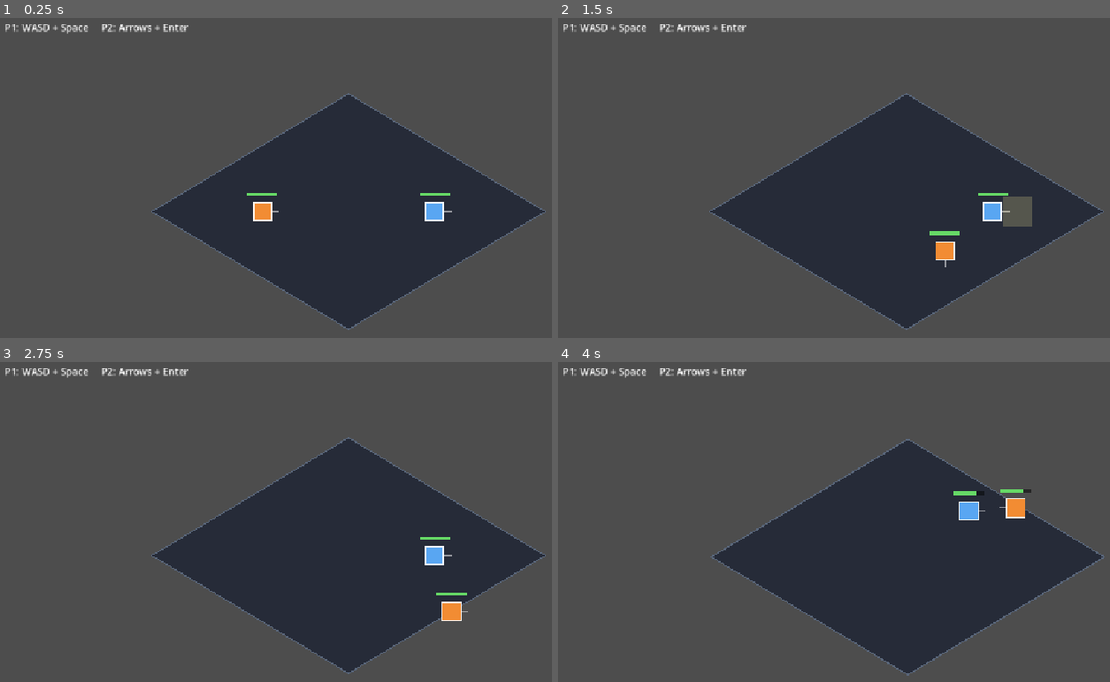
Above: before the commit, frames 1-4 (two rows, left to right).
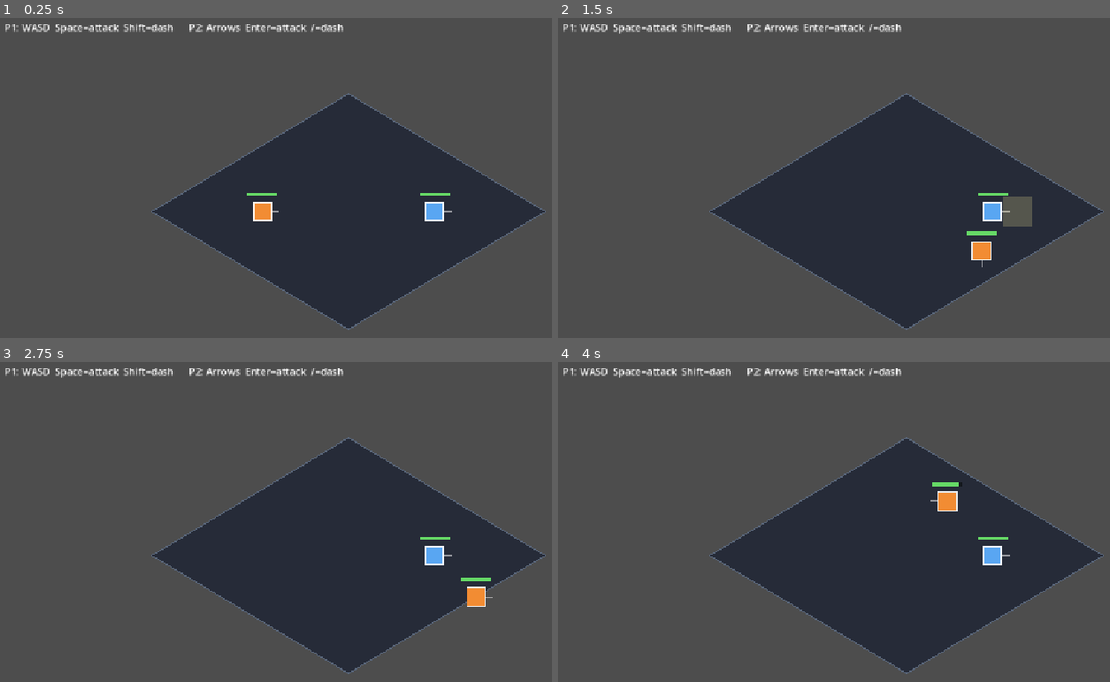
Above: after the commit, the same moments.

Repository: avivuiux/survival-arena
Game: Godot game, scene res://scenes/game.tscn
The game is run twice, just before and just after one commit, with the same random seed, the same clock (stepped at 60 frames per second) and the same inputs.
Inputs:
- Up to frame 1 (0.25 s): no input
- Up to frame 2 (1.5 s): tap Enter at 0.5, 0.8, 1.35 s; hold D 0.53-1.28 s; tap Shift at 0.6 s; tap Space at 0.77, 1.07 s; hold S from 1.28 s (still down)
- Up to frame 3 (2.75 s): tap Space at 1.52, 1.55, 1.82, 2.1 s; release S at 2.03 s; hold D from 2.03 s (still down); tap Shift at 2.3 s
- Up to frame 4 (4 s): release D at 2.78 s; hold W 2.78-3.53 s; tap Shift at 2.85 s; tap Space at 3.02, 3.32, 3.77, 3.8 s; tap Enter at 3.05, 3.6 s; hold A from 3.53 s (still down)

The runs differ from the first frame. In frame 1, 0.8% of the frame differs, in the area x 9-63%, y 1-5%; in frame 2, 1.4%; in frame 3, 1.4%; in frame 4, 3.0%, in the area x 9-100%, y 1-99%.

Commit message:
Layer 1 start: dash with i-frames (dodge -> punish)
Each fighter gets a configurable dash key (P1=Shift, P2=/). Dash gives
a fast burst in the move/facing direction plus a brief invulnerability
window, a cyan tint, and an afterimage trail. Enables the core arena
loop: dodge an attack, then punish. Headless clean (exit 0).

Co-Authored-By: Claude Opus 4.8 (1M context) <noreply@anthropic.com>

Diff:
--- a/entities/fighter/fighter.gd
+++ b/entities/fighter/fighter.gd
@@ -19,6 +19,9 @@
 const KNOCKBACK := 360.0
 const FRICTION := 900.0
 const FLASH_TIME := 0.12
+const DASH_SPEED := 720.0       # quick burst
+const DASH_TIME := 0.14         # how long the dash lasts (also the i-frame window)
+const DASH_COOLDOWN := 0.55
 
 # Configured by Game before add_child:
 var game
@@ -29,6 +32,7 @@
 var key_left := KEY_A
 var key_right := KEY_D
 var key_attack := KEY_SPACE
+var key_dash := KEY_SHIFT
 
 var active := true
 var hp := MAX_HP
@@ -39,6 +43,12 @@
 var _cooldown := 0.0
 var _attack_prev := false
 var _flash := 0.0
+var _dashing := false
+var _dash_time := 0.0
+var _dash_cd := 0.0
+var _dash_dir := Vector2.RIGHT
+var _dash_prev := false
+var _iframe := 0.0
 var _hitbox: Area2D
 var _hurtbox: Area2D
 var _already_hit: Array = []
@@ -71,15 +81,20 @@
 		_cooldown -= delta
 	if _flash > 0.0:
 		_flash -= delta
-
-	# Knockback always applies (so a KO'd fighter still slides).
-	if velocity.length() > 1.0:
-		position += velocity * delta
-		velocity = velocity.move_toward(Vector2.ZERO, FRICTION * delta)
-		if game:
-			position = game.clamp_to_arena(position)
-	else:
-		velocity = Vector2.ZERO
+	if _dash_cd > 0.0:
+		_dash_cd -= delta
+	if _iframe > 0.0:
+		_iframe -= delta
+
+	# Knockback always applies (so a KO'd fighter still slides) - paused while dashing.
+	if not _dashing:
+		if velocity.length() > 1.0:
+			position += velocity * delta
+			velocity = velocity.move_toward(Vector2.ZERO, FRICTION * delta)
+			if game:
+				position = game.clamp_to_arena(position)
+		else:
+			velocity = Vector2.ZERO
 
 	if active:
 		var dir := Vector2.ZERO
@@ -89,17 +104,38 @@
 		if Input.is_physical_key_pressed(key_right): dir.x += 1.0
 		if dir != Vector2.ZERO:
 			dir = dir.normalized()
-			facing = dir
-			if not _attacking:
+			if not _dashing:
+				facing = dir
+
+		# Dash trigger (edge-detected). Gives a burst + brief i-frames.
+		var dp := Input.is_physical_key_pressed(key_dash)
+		if dp and not _dash_prev and not _dashing and _dash_cd <= 0.0:
+			_dash_dir = dir if dir != Vector2.ZERO else facing
+			_dashing = true
+			_dash_time = DASH_TIME
+			_dash_cd = DASH_COOLDOWN
+			_iframe = DASH_TIME
+			velocity = Vector2.ZERO
+		_dash_prev = dp
+
+		if _dashing:
+			position += _dash_dir * DASH_SPEED * delta
+			if game:
+				position = game.clamp_to_arena(position)
+			_dash_time -= delta
+			if _dash_time <= 0.0:
+				_dashing = false
+			_update_hitbox_position()
+		else:
+			if dir != Vector2.ZERO and not _attacking:
 				position += dir * SPEED * delta
 				if game:
 					position = game.clamp_to_arena(position)
-			_update_hitbox_position()
-
-		var ap := Input.is_physical_key_pressed(key_attack)
-		if ap and not _attack_prev and not _attacking and _cooldown <= 0.0:
-			_start_attack()
-		_attack_prev = ap
+				_update_hitbox_position()
+			var ap := Input.is_physical_key_pressed(key_attack)
+			if ap and not _attack_prev and not _attacking and _cooldown <= 0.0:
+				_start_attack()
+			_attack_prev = ap
 
 	queue_redraw()
 
@@ -132,7 +168,7 @@
 		_hitbox.position = facing * REACH
 
 func take_hit(dir: Vector2, dmg: int) -> void:
-	if not active:
+	if not active or _iframe > 0.0:   # dashing dodges the hit
 		return
 	hp -= dmg
 	velocity += dir.normalized() * KNOCKBACK
@@ -154,15 +190,27 @@
 	_attacking = false
 	_hitbox.monitoring = false
 	_flash = 0.0
+	_dashing = false
+	_dash_cd = 0.0
+	_iframe = 0.0
 	active = true
 
 func _draw() -> void:
 	# facing indicator
 	draw_line(Vector2.ZERO, facing * (SIZE * 0.9), Color(1, 1, 1, 0.5), 2.0)
+	# dash trail (afterimages behind the burst)
+	if _dashing:
+		for i in range(1, 4):
+			var gpos := -_dash_dir * (float(i) * 11.0)
+			var ga := 0.28 - float(i) * 0.06
+			draw_rect(Rect2(gpos - Vector2(SIZE, SIZE) / 2.0, Vector2(SIZE, SIZE)),
+				Color(0.55, 0.85, 1.0, maxf(ga, 0.05)))
 	# body
 	var col := body_color
 	if _flash > 0.0:
 		col = body_color.lerp(Color(1, 1, 1), clampf(_flash / FLASH_TIME, 0.0, 1.0))
+	elif _iframe > 0.0:
+		col = body_color.lerp(Color(0.55, 0.85, 1.0), 0.55)   # cyan = invulnerable
 	if not active:
 		col = body_color.darkened(0.5)
 	var r := Rect2(-Vector2(SIZE, SIZE) / 2.0, Vector2(SIZE, SIZE))
--- a/scripts/game.gd
+++ b/scripts/game.gd
@@ -28,7 +28,7 @@
 	add_child(ui)
 
 	var hint := Label.new()
-	hint.text = "P1: WASD + Space     P2: Arrows + Enter"
+	hint.text = "P1: WASD  Space=attack  Shift=dash      P2: Arrows  Enter=attack  /=dash"
 	hint.position = Vector2(16.0, 12.0)
 	ui.add_child(hint)
 
@@ -41,14 +41,14 @@
 	ui.add_child(_banner)
 
 	_p1 = _make_fighter("P1", Color(0.95, 0.55, 0.20),
-		KEY_W, KEY_S, KEY_A, KEY_D, KEY_SPACE, arena_center + P1_SPAWN)
+		KEY_W, KEY_S, KEY_A, KEY_D, KEY_SPACE, KEY_SHIFT, arena_center + P1_SPAWN)
 	_p2 = _make_fighter("P2", Color(0.35, 0.65, 0.95),
-		KEY_UP, KEY_DOWN, KEY_LEFT, KEY_RIGHT, KEY_ENTER, arena_center + P2_SPAWN)
+		KEY_UP, KEY_DOWN, KEY_LEFT, KEY_RIGHT, KEY_ENTER, KEY_SLASH, arena_center + P2_SPAWN)
 
 	queue_redraw()
 
 func _make_fighter(fname: String, color: Color, ku: int, kd: int, kl: int, kr: int,
-		ka: int, pos: Vector2) -> Node2D:
+		ka: int, kdash: int, pos: Vector2) -> Node2D:
 	var f := FighterScript.new()
 	f.game = self
 	f.fighter_name = fname
@@ -58,6 +58,7 @@
 	f.key_left = kl
 	f.key_right = kr
 	f.key_attack = ka
+	f.key_dash = kdash
 	f.position = pos
 	add_child(f)
 	return f
